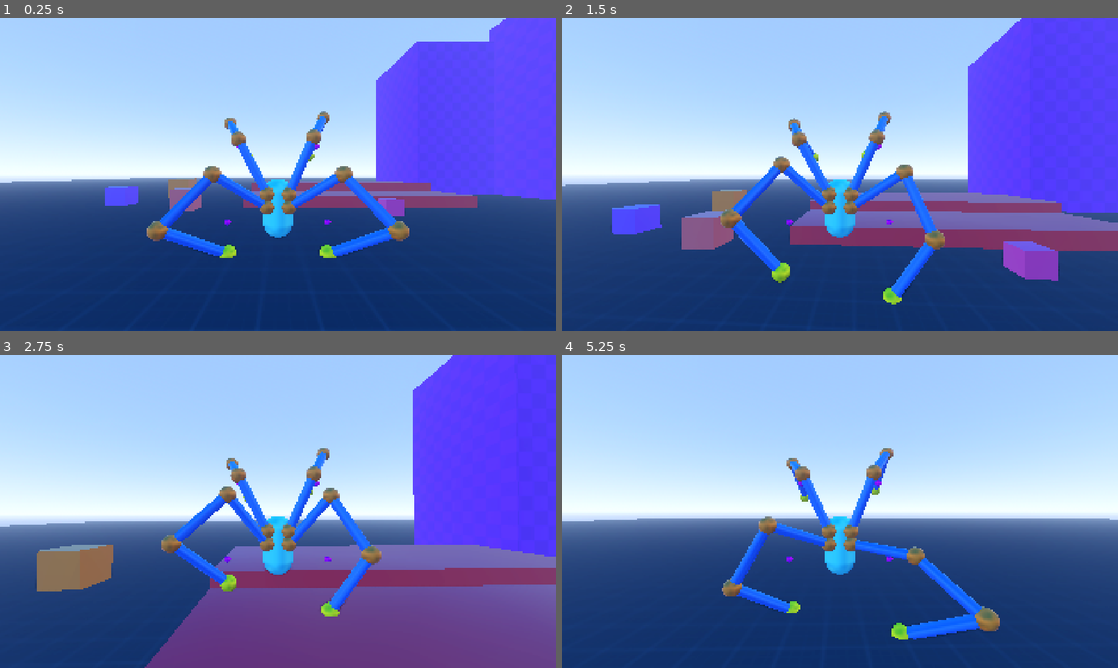
Above: before the commit, frames 1-4 (two rows, left to right).
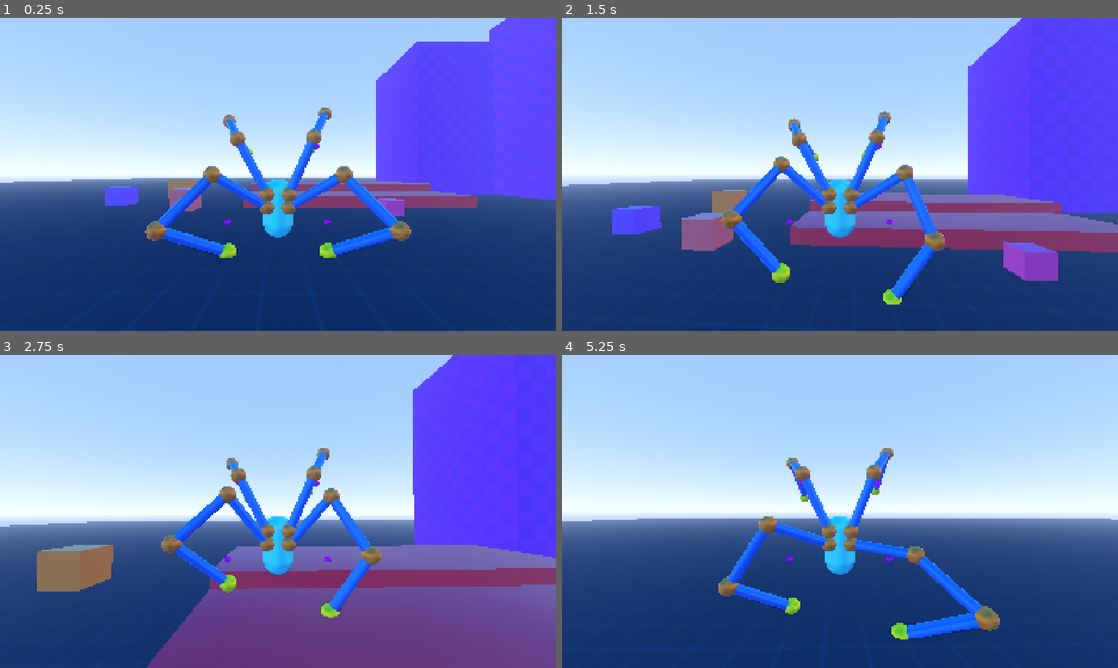
Above: after the commit, the same moments.

Repository: lliamsymonds04/doc-oc
Game: Godot game, scene res://main.tscn
Same seed, same stepped clock (60 frames per second), same inputs: the game is played once before the commit and once after it.
Inputs (mouse positions are in pixels of both pictures, inside the frame that each line leads up to):
- Up to frame 1 (0.25 s): no input
- Up to frame 2 (1.5 s): move the mouse to (867, 174) at 0.52 s; hold W (forward) from 0.53 s (still down); move the mouse to (812, 174) at 1.27 s
- Up to frame 3 (2.75 s): keep holding W (forward); move the mouse to (289, 505) at 2.02 s
- Up to frame 4 (5.25 s): keep holding W (forward); move the mouse to (834, 517) at 2.77 s; move the mouse to (878, 514) at 3.52 s; move the mouse to (795, 508) at 4.27 s; move the mouse to (845, 511) at 5.02 s

The runs differ from the first frame. In frame 1, 0.8% of the frame differs, in the area x 2-97%, y 0-77%; in frame 2, 1.1%, in the area x 0-100%, y 1-92%; in frame 3, 0.5%; in frame 4, 0.9%.

Commit message:
feat: initial air state

Diff:
--- a/systems/player/player.tscn
+++ b/systems/player/player.tscn
@@ -43,7 +43,7 @@
 metadata/_custom_type_script = "uid://bba0h6wxddaoe"
 
 [node name="GroundProbe" type="Marker3D" parent="Hitbox/ArmRight" unique_id=550686394]
-transform = Transform3D(1, 0, 0, 0, 1, 0, 0, 0, 1, 1.1221828, -1.0896435, 0.6019857)
+transform = Transform3D(1, 0, 0, 0, 1, 0, 0, 0, 1, 1.1221828, -1.0204345, 0.6019857)
 
 [node name="Pole" type="Marker3D" parent="Hitbox/ArmRight" unique_id=1263360260]
 transform = Transform3D(1, 0, 0, 0, 1, 0, 0, 0, 1, 1.253, 0.2, 0.577)
@@ -63,7 +63,7 @@
 metadata/_custom_type_script = "uid://bba0h6wxddaoe"
 
 [node name="GroundProbe" type="Marker3D" parent="Hitbox/ArmLeft" unique_id=1044979529]
-transform = Transform3D(1, 0, 0, 0, 1, 0, 0, 0, 1, -1.122, -1.09, 0.602)
+transform = Transform3D(1, 0, 0, 0, 1, 0, 0, 0, 1, -1.122, -1.0284808, 0.602)
 
 [node name="Pole" type="Marker3D" parent="Hitbox/ArmLeft" unique_id=515761756]
 transform = Transform3D(1, 0, 0, 0, 1, 0, 0, 0, 1, -1.253, 0.2, 0.577)
@@ -87,7 +87,7 @@
 metadata/_custom_type_script = "uid://bba0h6wxddaoe"
 
 [node name="GroundProbe" type="Marker3D" parent="Hitbox/ArmTopRight" unique_id=1012489981]
-transform = Transform3D(1, 0, 0, 0, 1, 0, 0, 0, 1, 1.1221828, -1.5261469, -1.5244104)
+transform = Transform3D(1, 0, 0, 0, 1, 0, 0, 0, 1, 1.1221828, -1.4184881, -1.5244104)
 
 [node name="IdleTarget" type="Marker3D" parent="Hitbox/ArmTopRight" unique_id=1108706562]
 transform = Transform3D(1, 0, 0, 0, 1, 0, 0, 0, 1, 1.1221828, 1.5599794, -2.9131262)
@@ -113,7 +113,7 @@
 metadata/_custom_type_script = "uid://bba0h6wxddaoe"
 
 [node name="GroundProbe" type="Marker3D" parent="Hitbox/ArmTopLeft" unique_id=630538761]
-transform = Transform3D(1, 0, 0, 0, 1, 0, 0, 0, 1, -1.122, -1.5220013, -1.513683)
+transform = Transform3D(1, 0, 0, 0, 1, 0, 0, 0, 1, -1.122, -1.4220326, -1.513683)
 
 [node name="IdleTarget" type="Marker3D" parent="Hitbox/ArmTopLeft" unique_id=1476587123]
 transform = Transform3D(1, 0, 0, 0, 1, 0, 0, 0, 1, -1.122, 1.4203327, -3.1366746)
--- a/systems/player/player_controller.gd
+++ b/systems/player/player_controller.gd
@@ -29,7 +29,7 @@
 @onready var spring_arm: SpringArm3D = $SpringArm3D
 @onready var arms: Array[BasicArm] = []
 
-enum StateID { GROUNDED, WALL_CLIMB }
+enum StateID { GROUNDED, WALL_CLIMB, AIR }
 var wall_climb_debounce: float = 0.0
 
 var _states: Dictionary = {}
@@ -46,6 +46,7 @@
 
 	_states[StateID.GROUNDED] = GroundedState.new(self)
 	_states[StateID.WALL_CLIMB] = WallClimbState.new(self)
+	_states[StateID.AIR] = AirState.new(self)
 	_current = _states[StateID.GROUNDED]
 
 ## All mounts (legs first) in the pre-refactor scene order (ArmRight, ArmLeft, ArmTopRight, ArmTopLeft).
--- a/systems/player/states/air_state.gd
+++ b/systems/player/states/air_state.gd
@@ -1,2 +1,19 @@
 class_name AirState
 extends PlayerState
+
+
+func physics_update(dt: float) -> void:
+	var p := player
+
+	p.velocity += p.get_gravity() * dt
+
+
+	var probe_hits := 0
+	for mount in p.leg_mounts:
+		var probe_pos := mount.ground_probe.global_position
+		var hit = mount.get_surface_hit(probe_pos, Vector3.DOWN, p.raycast_config.step_raycast_distance)
+		if hit:
+			probe_hits += 1
+
+	if probe_hits > 0:
+		p.set_state(p.StateID.GROUNDED)
--- a/systems/player/states/grounded_state.gd
+++ b/systems/player/states/grounded_state.gd
@@ -32,14 +32,17 @@
 		p.velocity.x = move_toward(p.velocity.x, 0, p.speed * dt)
 		p.velocity.z = move_toward(p.velocity.z, 0, p.speed * dt)
 
+	_update_legs(dt)
+	_update_arms(dt)
+
 	_update_body_y_offset(dt)
-	_update_arms(dt)
+
 	try_mount_wall()
 
 	if p.wall_climb_debounce > 0.0:
 		p.wall_climb_debounce -= dt
 
-func _update_arms(dt: float) -> void:
+func _update_legs(dt: float) -> void:
 	var p := player
 
 	var best_arm: BasicArm = null
@@ -47,12 +50,11 @@
 	var best_arm_hit_pos := Vector3.ZERO
 
 	var probe_hits := 0
-	for mount in p.all_mounts():
+	for mount in p.leg_mounts:
 		var probe_pos := mount.ground_probe.global_position
 		var hit = mount.get_surface_hit(probe_pos, Vector3.DOWN, p.raycast_config.step_raycast_distance)
 		if hit:
 			probe_hits += 1
-
 
 		mount.update_step(p.velocity, dt)
 		var can_step: bool = mount.step_target != null and ((mount.arm.is_grounded()
@@ -68,7 +70,13 @@
 		best_arm.start_step(best_arm_hit_pos)
 
 	if probe_hits == 0:
-		print("no probes")
+		p.set_state(p.StateID.AIR)
+
+func _update_arms(dt: float) -> void:
+	var p := player
+	for mount in p.arm_mounts:
+		mount.update_step(p.velocity, dt)
+
 
 func _calculate_average_target_y() -> Variant:
 	var p := player
--- a/systems/util/raycast_util.gd
+++ b/systems/util/raycast_util.gd
@@ -56,7 +56,10 @@
 	var sweep := space.cast_motion(params)
 	var safe: float = sweep[0]  # [safe_fraction, unsafe_fraction]
 	if safe >= 1.0:
-		return null
+		var overlap_rest := space.get_rest_info(params)
+		if overlap_rest.is_empty():
+			return null
+		return {"position": overlap_rest["point"], "normal": overlap_rest["normal"]}
 
 	params.transform = Transform3D(Basis.IDENTITY, origin + motion * safe)
 	var rest := space.get_rest_info(params)
